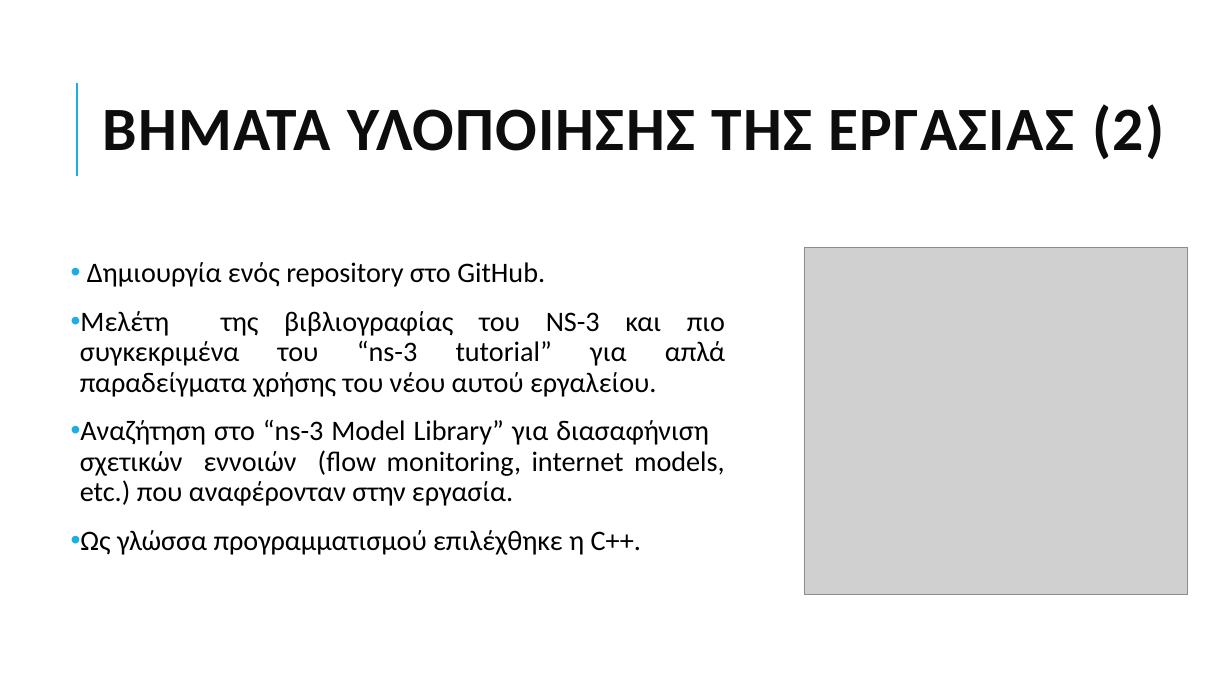
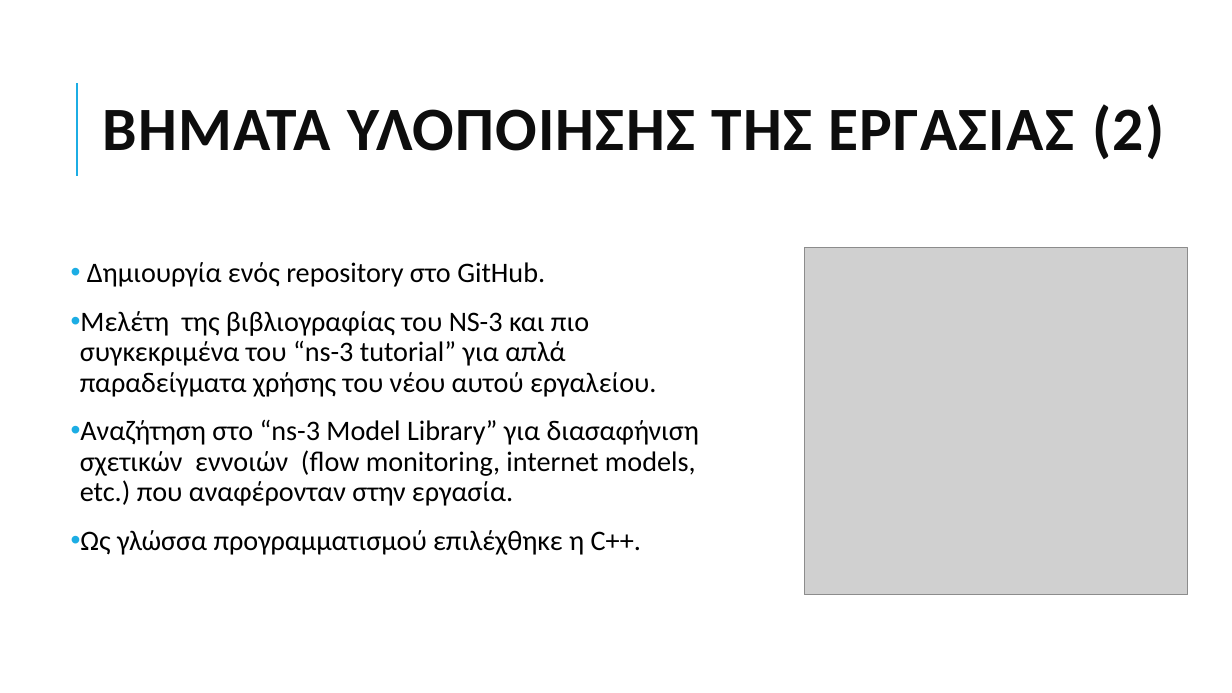
Before and after one commit to grgmyl/Ns3Project, a slide deck: slide 4 of Presentations/Ns-3_presentation_F.pptx. Drawn at 1232x693 pixels with LibreOffice and Linux fonts; fonts in the diff are those of the drawing; grey boxes stand for pictures. Boxes give left, top, right and bottom in pixels: in the first picture for what was removed or moved away, otherwise in the second. Text is boxed around its words. In the diff, an @@ line names an element or a change of style, - is before the commit and + after.

```diff
--- a/Presentations/Ns-3_presentation_F.pptx
+++ b/Presentations/Ns-3_presentation_F.pptx
@@ text "Δημιουργία ενός repository στο GitHub." at box(80, 262, 700, 555): alignment justified to left @@
```
Also in this commit, not shown: 10 other slides changed.
